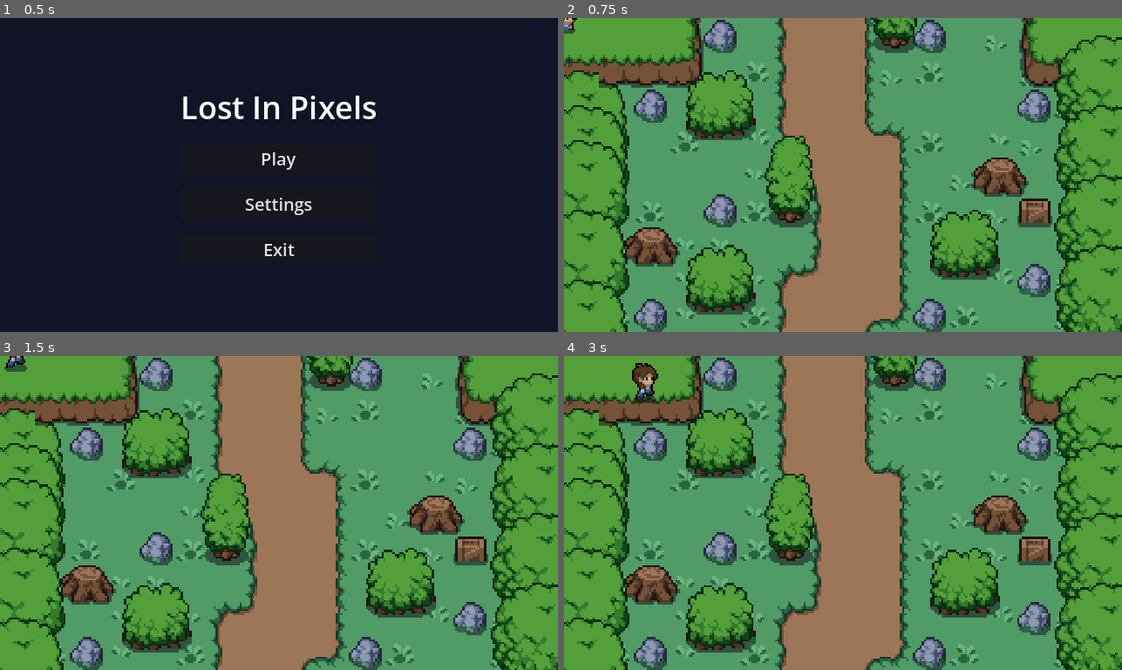
Above: before the commit, frames 1-4 (two rows, left to right).
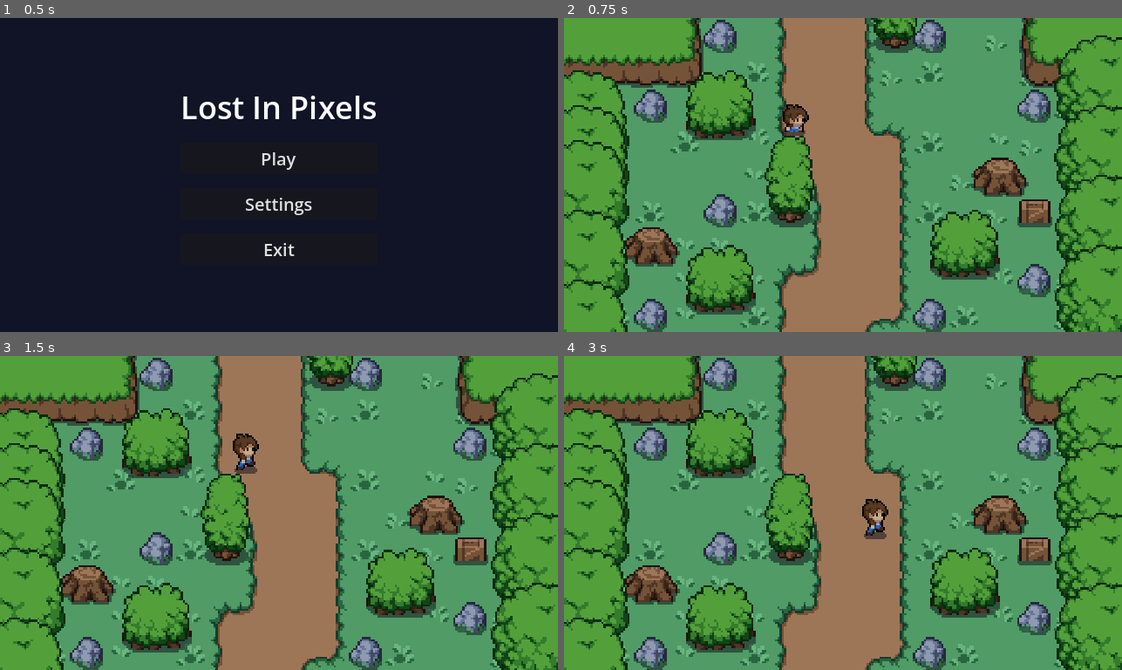
Above: after the commit, the same moments.

Repository: shaazbyte/LostInPixels
Game: Godot game, scene res://scenes/ui/mainmenu.tscn
The game is run twice, just before and just after one commit, with the same random seed, the same clock (stepped at 60 frames per second) and the same inputs.
Inputs (mouse positions are in pixels of both pictures, inside the frame that each line leads up to):
- Up to frame 1 (0.5 s): no input
- Up to frame 2 (0.75 s): click "Play" at 0.5 s
- Up to frame 3 (1.5 s): tap Enter at 1.25 s; move the mouse to (401, 497) at 1.27 s; hold Right (ui_right) from 1.28 s (still down); tap Alt at 1.35 s; click (401, 497) at 1.42 s
- Up to frame 4 (3 s): move the mouse to (731, 528) at 2.02 s; release Right (ui_right) at 2.03 s; hold Down (ui_down) 2.03-2.78 s; tap Shift at 2.1 s; move the mouse to (898, 443) at 2.77 s; hold Right (ui_right) from 2.78 s (still down); tap Alt at 2.85 s

Frame 1 is identical in both runs. In frame 2, 1.0% of the frame differs, in the area x 0-94%, y 0-78%; in frame 3, 1.1%; in frame 4, 1.4%, in the area x 2-94%, y 0-78%.

Commit message:
make Y-sorting for objects

Diff:
--- a/scenes/level/level_1.tscn
+++ b/scenes/level/level_1.tscn
@@ -179,18 +179,24 @@
 0:5/0/physics_layer_0/polygon_0/points = PackedVector2Array(-9.3185425, 10.17794, 7.506607, 12.248726, 10.871635, 23.379211, -1.2942429, 27.779636, -12.165878, 19.755333)
 6:7/size_in_atlas = Vector2i(2, 2)
 6:7/0 = 0
+6:7/0/y_sort_origin = 10
 6:7/0/physics_layer_0/polygon_0/points = PackedVector2Array(-16.546902, 5.7455387, 14.461161, 4.3550434, 13.070665, 10.890373, 9.038225, 14.366615, 4.8667374, 16.17426, 0.4171486, 17.564754, -3.7543392, 17.147606, -9.316322, 16.313309, -13.626861, 13.254219)
 8:6/size_in_atlas = Vector2i(2, 3)
 8:6/0 = 0
+8:6/0/y_sort_origin = 10
 8:6/0/physics_layer_0/polygon_0/points = PackedVector2Array(-10.612785, 8.8836975, 10.612789, 10.954487, 8.542, 15.872604, 5.283886, 20.345749, 0, 24.155758, -5.1448345, 19.0943, -8.800846, 13.542969)
 10:7/size_in_atlas = Vector2i(2, 2)
 10:7/0 = 0
+10:7/0/y_sort_origin = 6
 10:7/0/physics_layer_0/polygon_0/points = PackedVector2Array(-6.8417444, 0.21905518, -10.719736, -2.4567375, -2.747343, …(202 unchanged characters)…
 0:0/0 = 0
+0:0/0/y_sort_origin = 3
 0:0/0/physics_layer_0/polygon_0/points = PackedVector2Array(-6.887492, -1.0518007, 0.06700802, -0.95027447, 6.564642, -1.2548513, 6.6414976, 2.6616454, 2.148281, 2.7046442, 1.437603, 4.735156, -1.5066385, 4.684393, -1.4558754, 2.298543, -6.684441, 2.3493052)
 0:1/0 = 0
+0:1/0/y_sort_origin = 4
 0:1/0/physics_layer_0/polygon_0/points = PackedVector2Array(-7.3951197, -1.1025629, -0.18680573, 0.77565956, 6.564642, -1.2548513, 6.6414976, 2.6616454, 5.7058163, 5.7268076, 1.2460985, 7.1696587, -3.9780788, 6.4622564, -6.3798647, 4.735156, -6.725567, 2.2412977)
 5:0/0 = 0
+5:0/0/y_sort_origin = 3
 5:0/0/physics_layer_0/polygon_0/points = PackedVector2Array(-6.8417444, 0.21905518, -2.747343, 0.116695404, 2.8312788, 0.014334679, 6.209159, -0.2927456, 6.6414976, 2.6616454, 6.46506, 6.207116, 0.8352585, 6.1047564, -2.747343, 6.207116, -6.739384, 6.309478, -6.684441, 2.3493052)
 10:0/size_in_atlas = Vector2i(2, 1)
 10:0/0 = 0
@@ -233,6 +239,7 @@
 2:4/0 = 0
 2:5/0 = 0
 2:6/0 = 0
+2:6/0/y_sort_origin = 3
 2:6/0/physics_layer_0/polygon_0/points = PackedVector2Array(8, -4.147651, 8, 5.059005, 3.3534393, 5.2914953, -2.179854, 6.918935, -8, 5.5295677, -8, -3.2121048, -4.1365004, -4.6107726)
 2:7/0 = 0
 2:8/0 = 0
@@ -281,7 +288,7 @@
 sources/1 = SubResource("TileSetAtlasSource_wdc5c")
 
 [sub_resource type="CircleShape2D" id="CircleShape2D_ptqrd"]
-radius = 13.038404
+radius = 16.0
 
 [sub_resource type="AtlasTexture" id="AtlasTexture_u8rbc"]
 atlas = ExtResource("5_u8rbc")
@@ -694,6 +701,7 @@
 }]
 
 [node name="level1" type="Node2D" unique_id=2097809636]
+y_sort_enabled = true
 
 [node name="ground" type="TileMapLayer" parent="." unique_id=227544406]
 texture_filter = 1
@@ -702,20 +710,23 @@
 tile_set = SubResource("TileSet_blkt8")
 
 [node name="decors" type="TileMapLayer" parent="." unique_id=785814558]
+y_sort_enabled = true
 texture_filter = 1
 scale = Vector2(2.5, 2.5)
 tile_map_data = PackedByteArray("AAAAAAQAAAAAAAUAAAAAAAUAAAAAAAUAAAAAAAcAAAAAAAUAAAAAAAkAAAAAAAUAAAAPAAQAAAAAAAUAAAAPAA …(784 unchanged characters)…
 tile_set = SubResource("TileSet_lr0d8")
 
 [node name="player" type="CharacterBody2D" parent="." unique_id=73712739]
+y_sort_enabled = true
 texture_filter = 1
 script = ExtResource("5_0f3yk")
 
 [node name="CollisionShape2D" type="CollisionShape2D" parent="player" unique_id=818781522]
+position = Vector2(265, 117)
 shape = SubResource("CircleShape2D_ptqrd")
 
 [node name="AnimatedSprite2D" type="AnimatedSprite2D" parent="player" unique_id=719524275]
-position = Vector2(-3, -20)
+position = Vector2(261, 97)
 scale = Vector2(2, 2)
 sprite_frames = SubResource("SpriteFrames_blkt8")
 animation = &"death"
